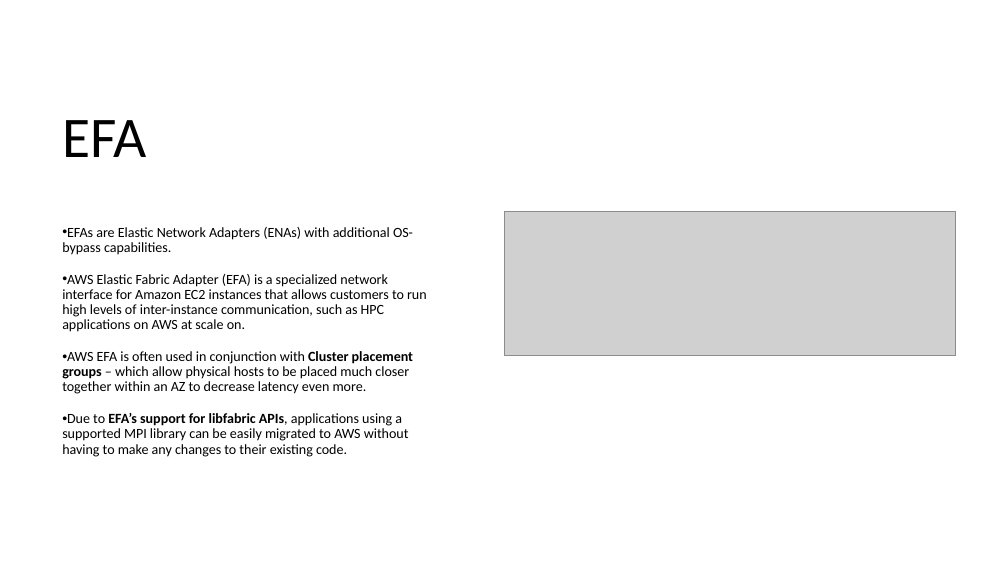
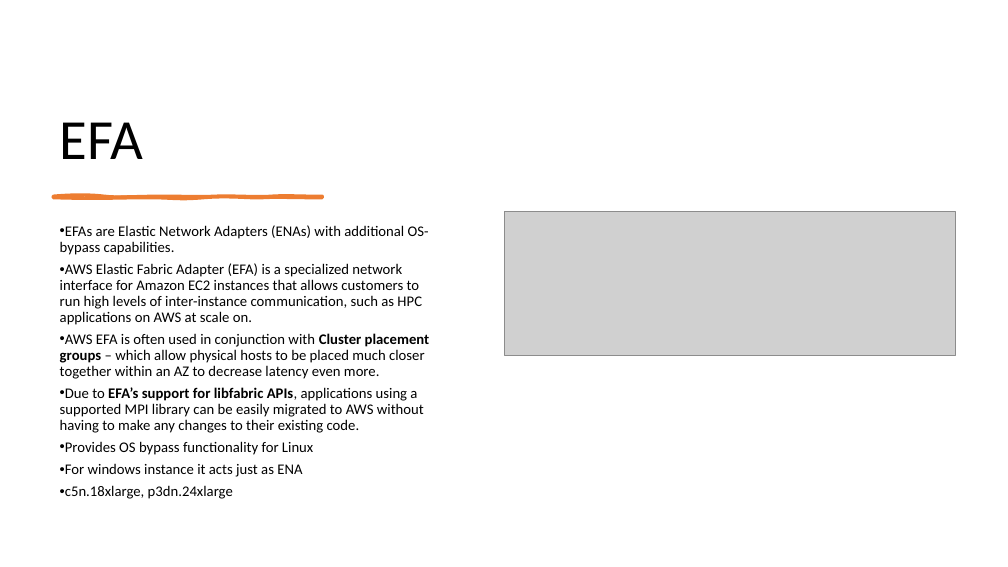
Before and after one commit to IlyaChakun/aws-iba-courses, a slide deck: slide 8 of lecture-materials/Network&ContentDelivery/vpc/vpc-ena-efa.pptx (slide 7 before the commit). Drawn at 1008x567 pixels with LibreOffice and Linux fonts; fonts in the diff are those of the drawing; grey boxes stand for pictures. Boxes give left, top, right and bottom in pixels: in the first picture for what was removed or moved away, otherwise in the second. Text is boxed around its words. In the diff, an @@ line names an element or a change of style, - is before the commit and + after.

```diff
--- a/lecture-materials/Network&ContentDelivery/vpc/vpc-ena-efa.pptx
+++ b/lecture-materials/Network&ContentDelivery/vpc/vpc-ena-efa.pptx
@@ title "EFA" at <box>60,122,143,159</box>: size 54.7 to 54 pt @@
@@ freeform shape added at <box>53,197,322,198</box>, fill #ED7D31, outline #ED7D31 3 pt @@
@@ text at <box>60,225,430,433</box>: size 13.3 to 14 pt in "EFAs are Elastic Network Adapters (ENAs) with ...", "AWS Elastic Fabric Adapter (EFA) is a ...", "AWS EFA is often used in conjunction ...", "Due to EFA’s support for libfabric APIs, ..."; indent changed; less space between paragraphs @@
@@ text at <box>65,441,313,499</box>: paragraphs added @@
+• Provides OS bypass functionality for Linux
+• For windows instance it acts just as ENA
+• c5n.18xlarge, p3dn.24xlarge
```
Also in this commit, not shown: 2 other slides changed, 7 slides added, 7 slides removed, 17 other files.
